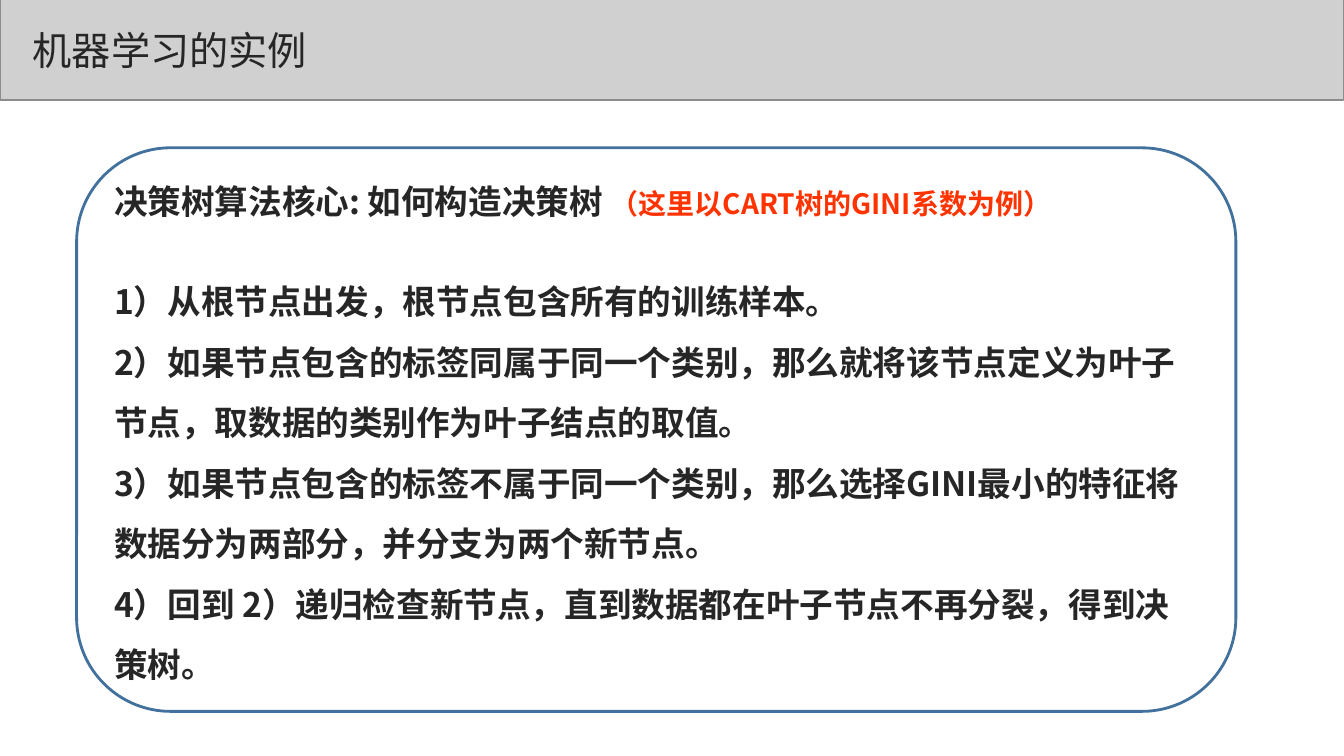
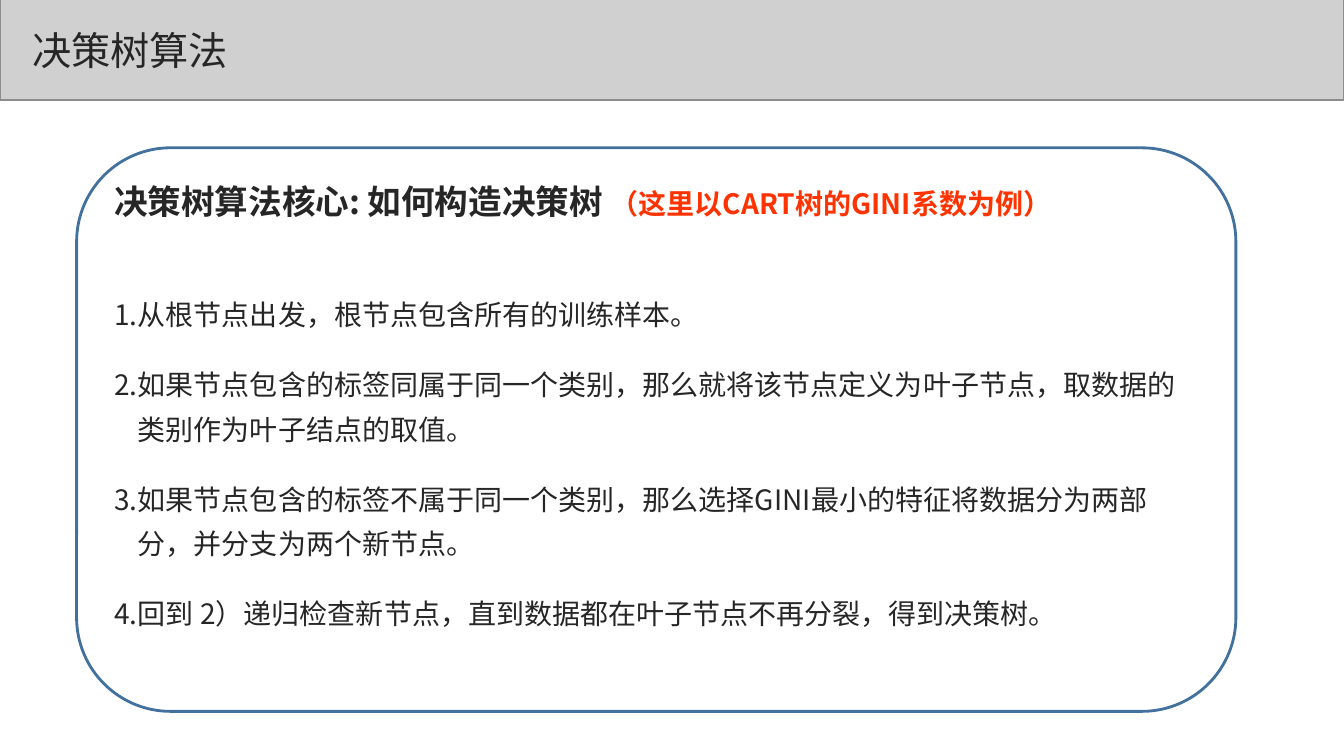
Before and after one commit to congcongshang/StudyNoteBook, a slide deck: slide 12 of 数学/机器学习.ppt. Drawn at 1344x756 pixels with LibreOffice and Linux fonts; fonts in the diff are those of the drawing; grey boxes stand for pictures. Boxes give left, top, right and bottom in pixels: in the first picture for what was removed or moved away, otherwise in the second. Text is boxed around its words. In the diff, an @@ line names an element or a change of style, - is before the commit and + after.

```diff
--- a/数学/机器学习.ppt
+++ b/数学/机器学习.ppt
@@ text at <box>32,32,228,68</box>: text changed @@
-机器学习的实例
+决策树算法
@@ text in rounded rectangle at <box>114,301,1175,627</box>: text changed; size 24 to 20 pt; bold off @@
-1）从根节点出发，根节点包含所有的训练样本。
-2）如果节点包含的标签同属于同一个类别，那么就将该节点定义为叶子节点，取数据的类别作为叶子结点的取值。
-3）如果节点包含的标签不属于同一个类别，那么选择GINI最小的特征将数据分为两部分，并分支为两个新节点。
-4）回到 2）递归检查新节点，直到数据都在叶子节点不再分裂，得到决策树。
+1. 从根节点出发，根节点包含所有的训练样本。
+2. 如果节点包含的标签同属于同一个类别，那么就将该节点定义为叶子节点，取数据的类别作为叶子结点的取值。
+3. 如果节点包含的标签不属于同一个类别，那么选择GINI最小的特征将数据分为两部分，并分支为两个新节点。
+4. 回到 2）递归检查新节点，直到数据都在叶子节点不再分裂，得到决策树。
```
Also in this commit, not shown: 5 other slides changed, 1 slide removed, 1 other file.
